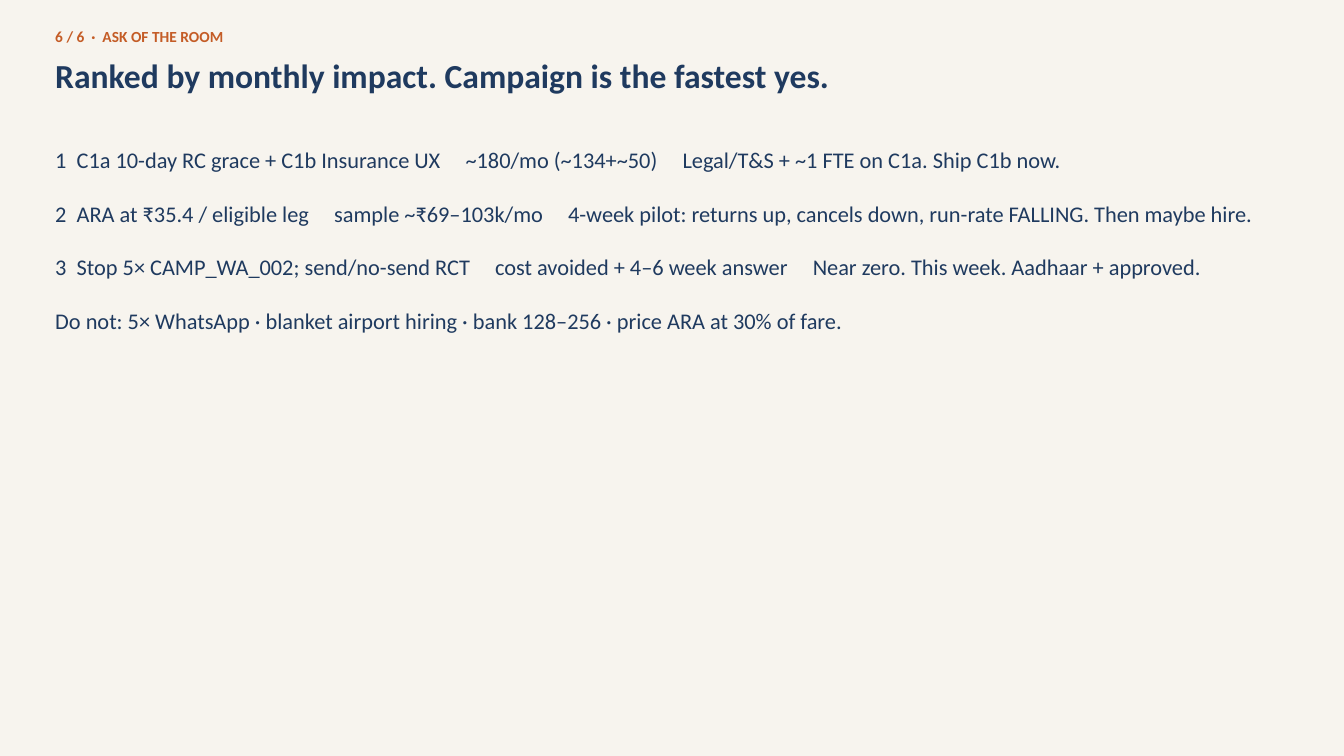
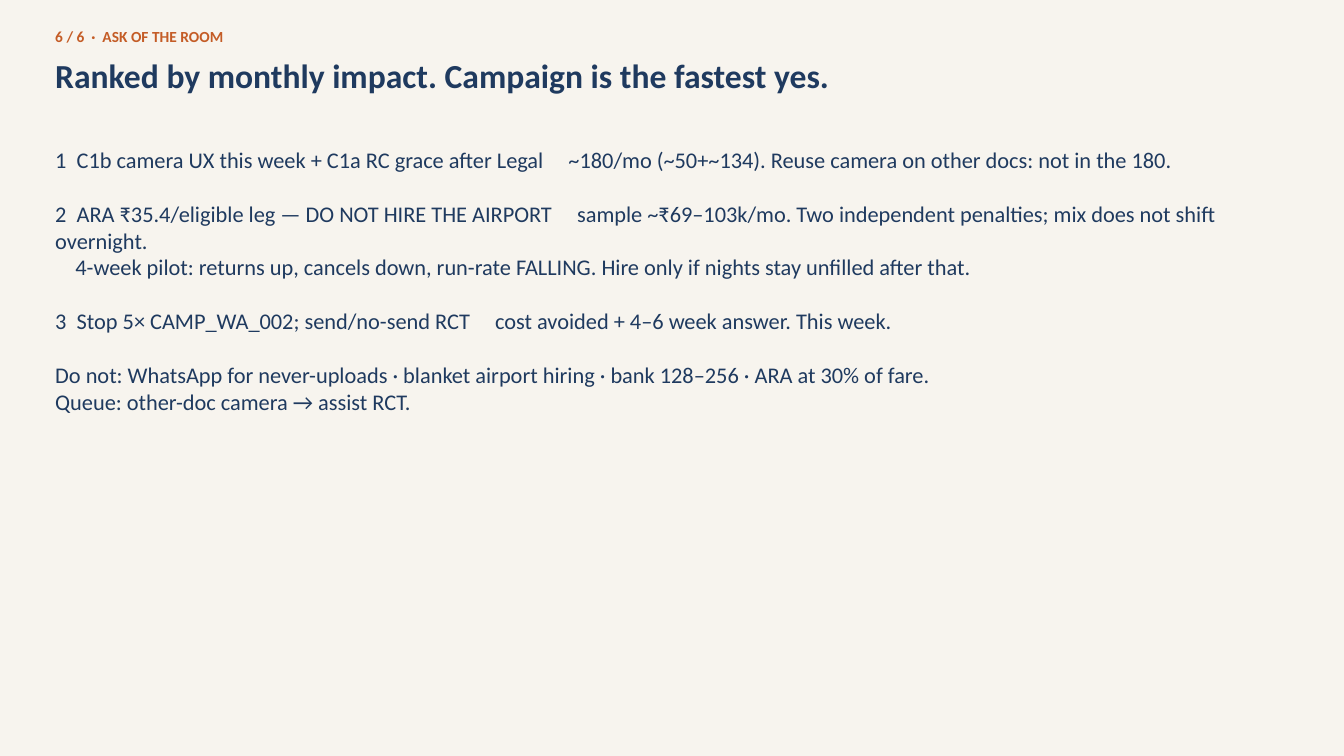
Before and after one commit to KRRamanathan/Project_R, a slide deck: slide 6 of DECK.pptx. Drawn at 1344x756 pixels with LibreOffice and Linux fonts; fonts in the diff are those of the drawing. Boxes give left, top, right and bottom in pixels: in the first picture for what was removed or moved away, otherwise in the second. Text is boxed around its words. In the diff, an @@ line names an element or a change of style, - is before the commit and + after.

Commit message:
Spell out leftover leaks as a queue, not extra banked volume.
Memo and deck now say why DL/Aadhaar/Permit/Fitness are not the rec
(never-upload or eligibility), that the same camera after C1b is a free
rider not in the 180, and that never-upload is an assist RCT — not
another WhatsApp. Airport rec 2 is explicit: do not hire.

```diff
--- a/DECK.pptx
+++ b/DECK.pptx
@@ text at [55,152,1215,413]: text changed @@
-1 C1a 10-day RC grace + C1b Insurance UX ~180/mo (~134+~50) Legal/T&S + ~1 FTE on C1a. Ship C1b now.
-2 ARA at ₹35.4 / eligible leg sample ~₹69–103k/mo 4-week pilot: returns up, cancels down, run-rate FALLING. Then maybe hire.
-3 Stop 5× CAMP_WA_002; send/no-send RCT cost avoided + 4–6 week answer Near zero. This week. Aadhaar + approved.
-Do not: 5× WhatsApp · blanket airport hiring · bank 128–256 · price ARA at 30% of fare.
+1 C1b camera UX this week + C1a RC grace after Legal ~180/mo (~50+~134). Reuse camera on other docs: not in the 180.
+2 ARA ₹35.4/eligible leg — DO NOT HIRE THE AIRPORT sample ~₹69–103k/mo. Two independent penalties; mix does not shift overnight.
+4-week pilot: returns up, cancels down, run-rate FALLING. Hire only if nights stay unfilled after that.
+3 Stop 5× CAMP_WA_002; send/no-send RCT cost avoided + 4–6 week answer. This week.
+Do not: WhatsApp for never-uploads · blanket airport hiring · bank 128–256 · ARA at 30% of fare.
+Queue: other-doc camera → assist RCT.
```
Also in this commit, not shown: 3 other slides changed, 6 other files.
